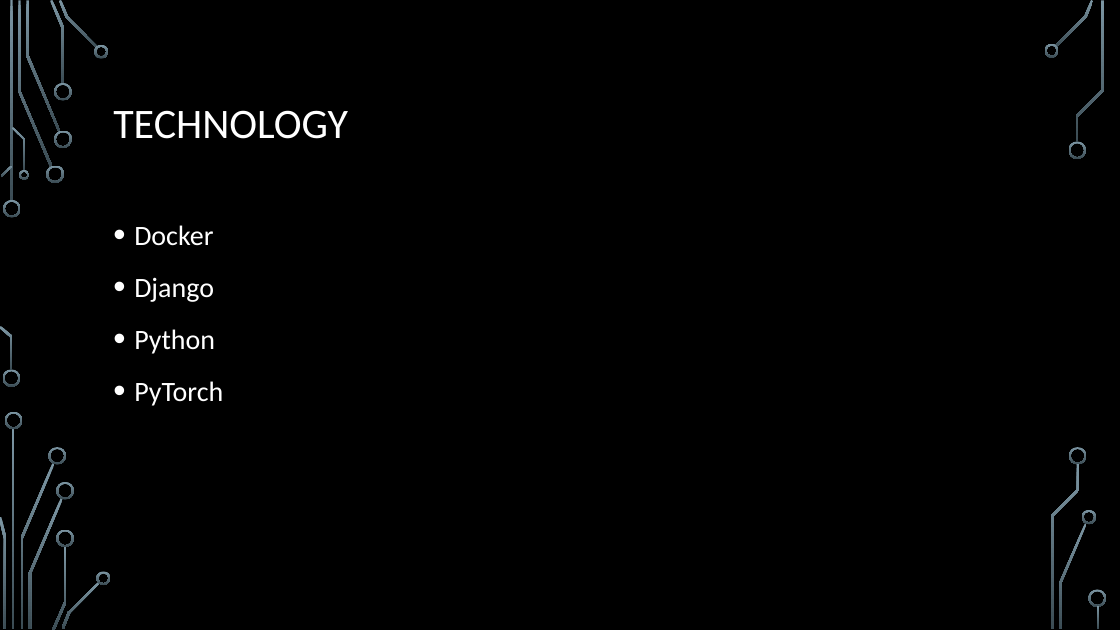
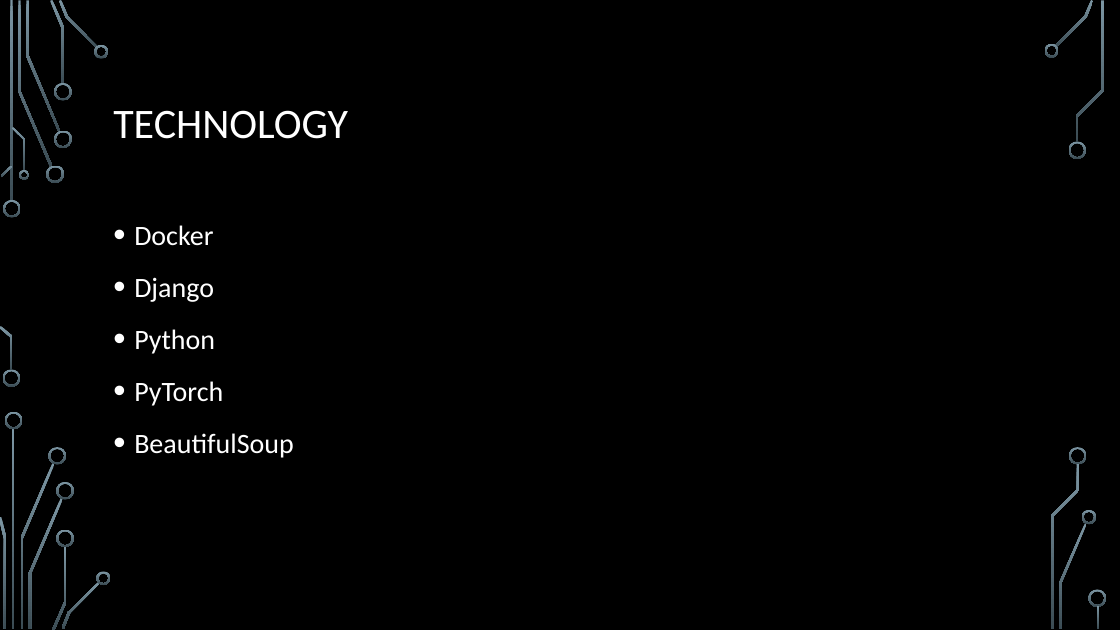
Before and after one commit to lazarust/NewsTextSummarization, a slide deck: slide 4 of Presentations/Final Presentation.pptx. Drawn at 1120x630 pixels with LibreOffice and Linux fonts; fonts in the diff are those of the drawing; background and template pictures are left out. Boxes give left, top, right and bottom in pixels: in the first picture for what was removed or moved away, otherwise in the second. Text is boxed around its words. In the diff, an @@ line names an element or a change of style, - is before the commit and + after.

```diff
--- a/Presentations/Final Presentation.pptx
+++ b/Presentations/Final Presentation.pptx
@@ text at box(134, 433, 294, 458): paragraph added @@
+• BeautifulSoup
```
Also in this commit, not shown: 2 other slides changed, 2 slides added, 1 other file.
